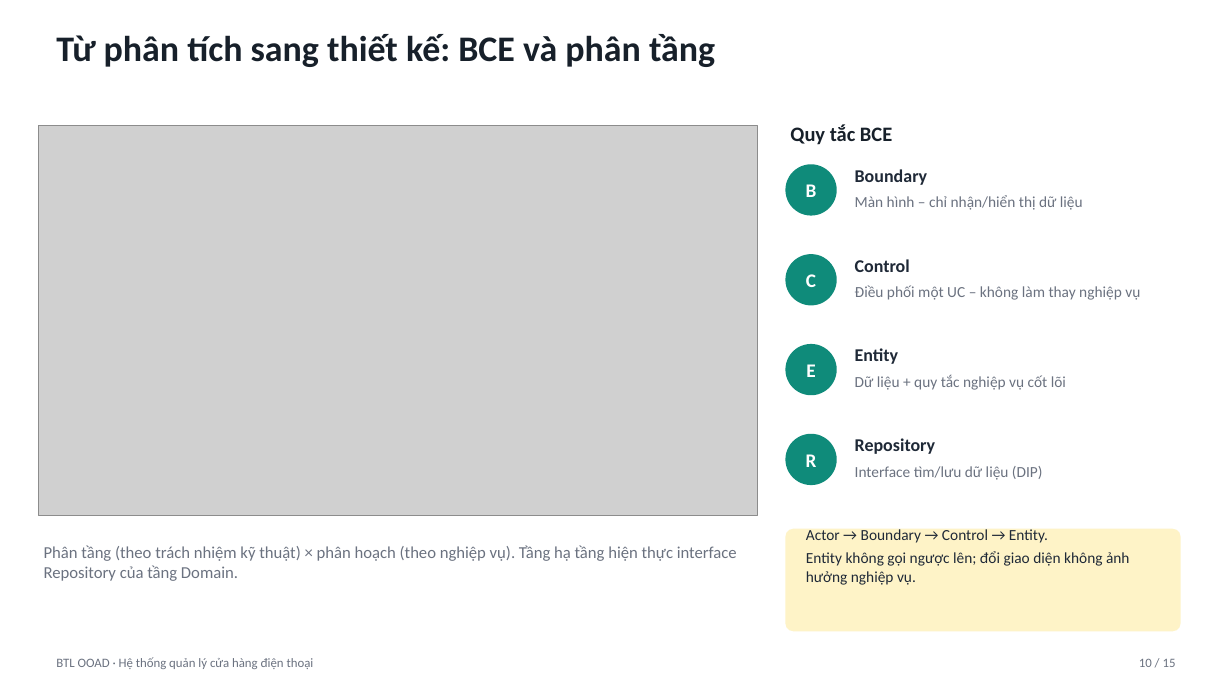
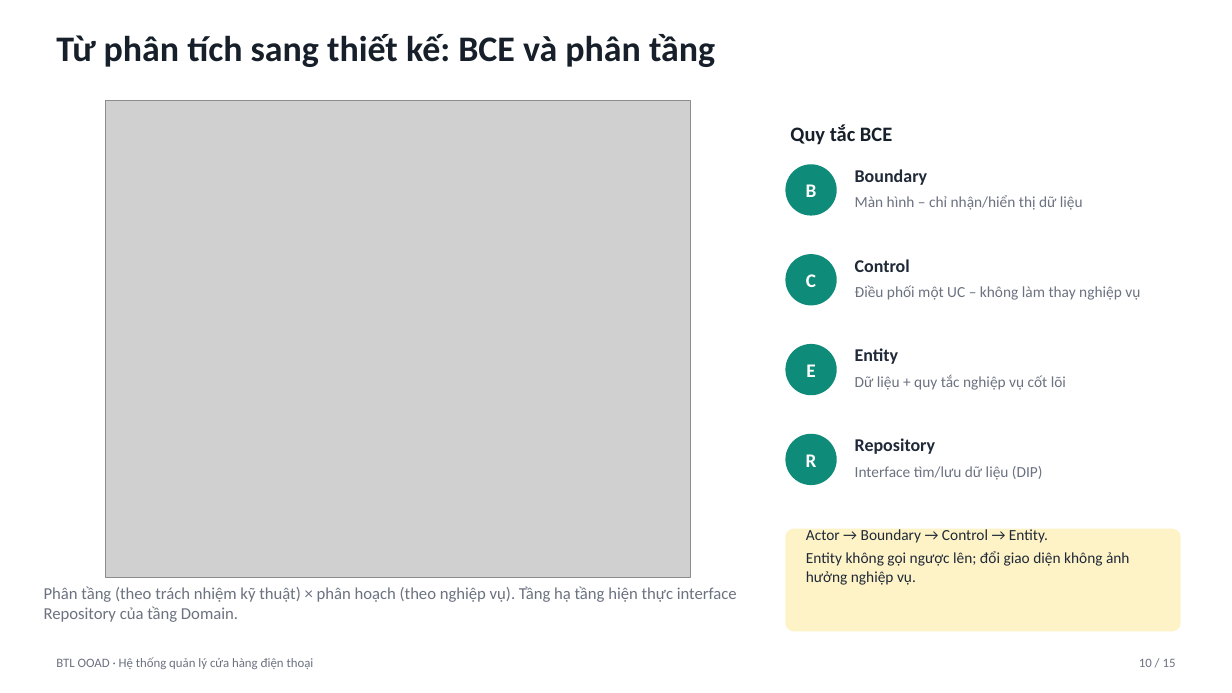
Before and after one commit to trungkien1407/OOP, a slide deck: slide 10 of Slide_ThuyetTrinh_15phut.pptx. Drawn at 1232x693 pixels with LibreOffice and Linux fonts; fonts in the diff are those of the drawing; grey boxes stand for pictures. Boxes give left, top, right and bottom in pixels: in the first picture for what was removed or moved away, otherwise in the second. Text is boxed around its words. In the diff, an @@ line names an element or a change of style, - is before the commit and + after.

```diff
--- a/Slide_ThuyetTrinh_15phut.pptx
+++ b/Slide_ThuyetTrinh_15phut.pptx
@@ picture: place and size @@
-picture at [39,126,758,516]
+picture at [105,100,690,578]
@@ text "Phân tầng (theo trách nhiệm ...": place and size @@
-text "Phân tầng (theo trách nhiệm ..." at [44,545,737,581]
+text "Phân tầng (theo trách nhiệm ..." at [44,586,737,622]
```
Also in this commit, not shown: 8 other slides changed, 2 other files.
